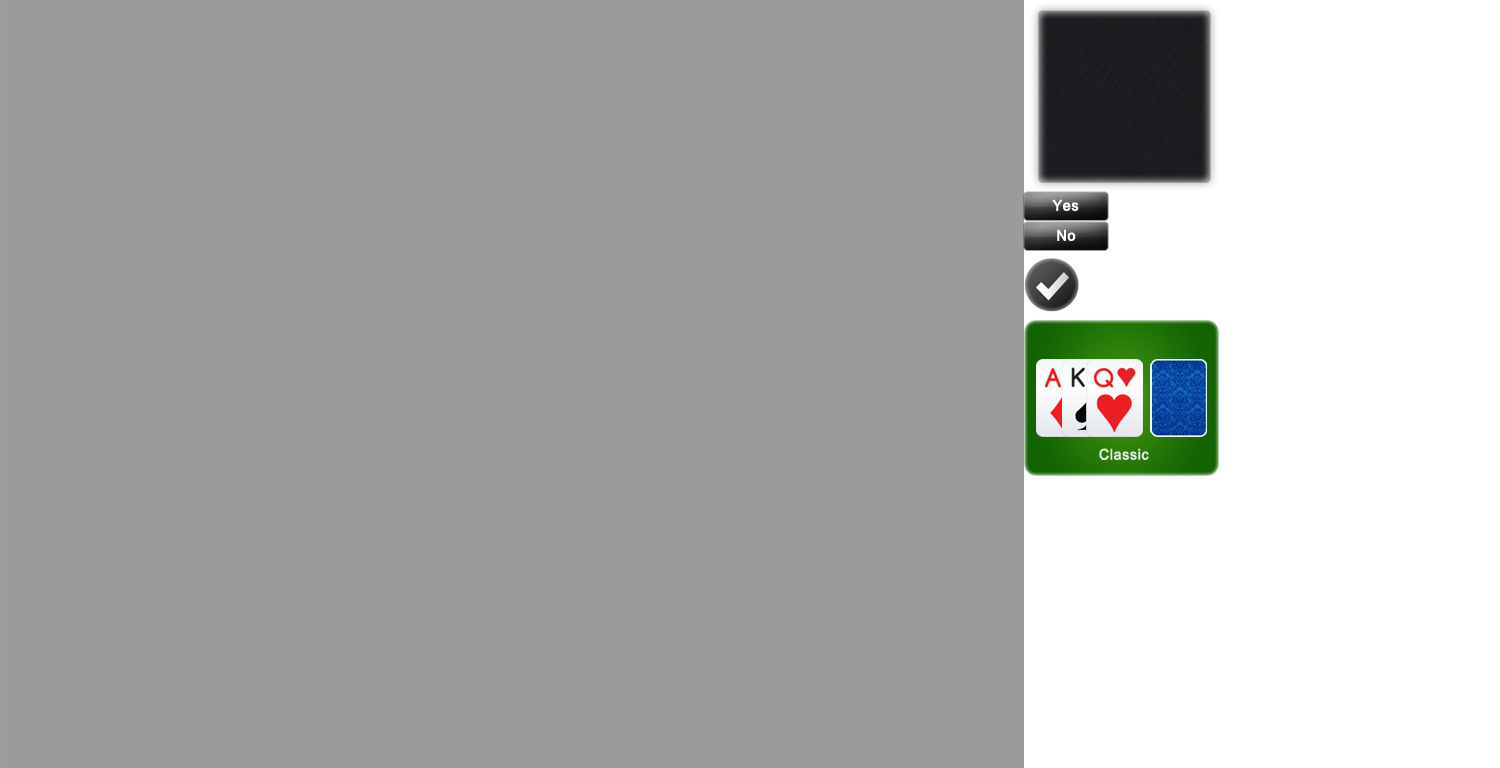
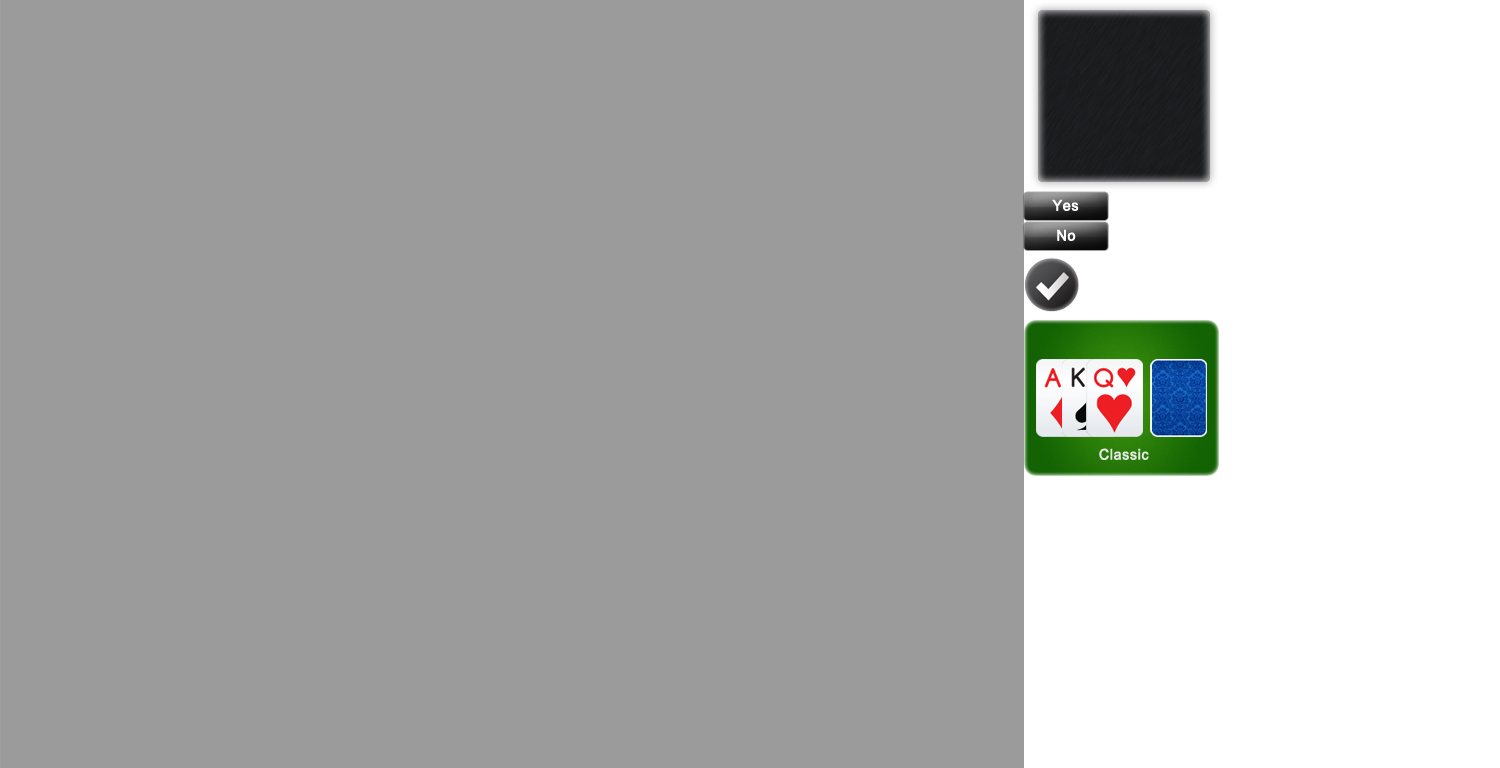
Before/after of a 1500×768 layered artwork. What changed in the layer stack:
painted on "Shape 1" over [left=1038, top=10, right=1211, bottom=183]
